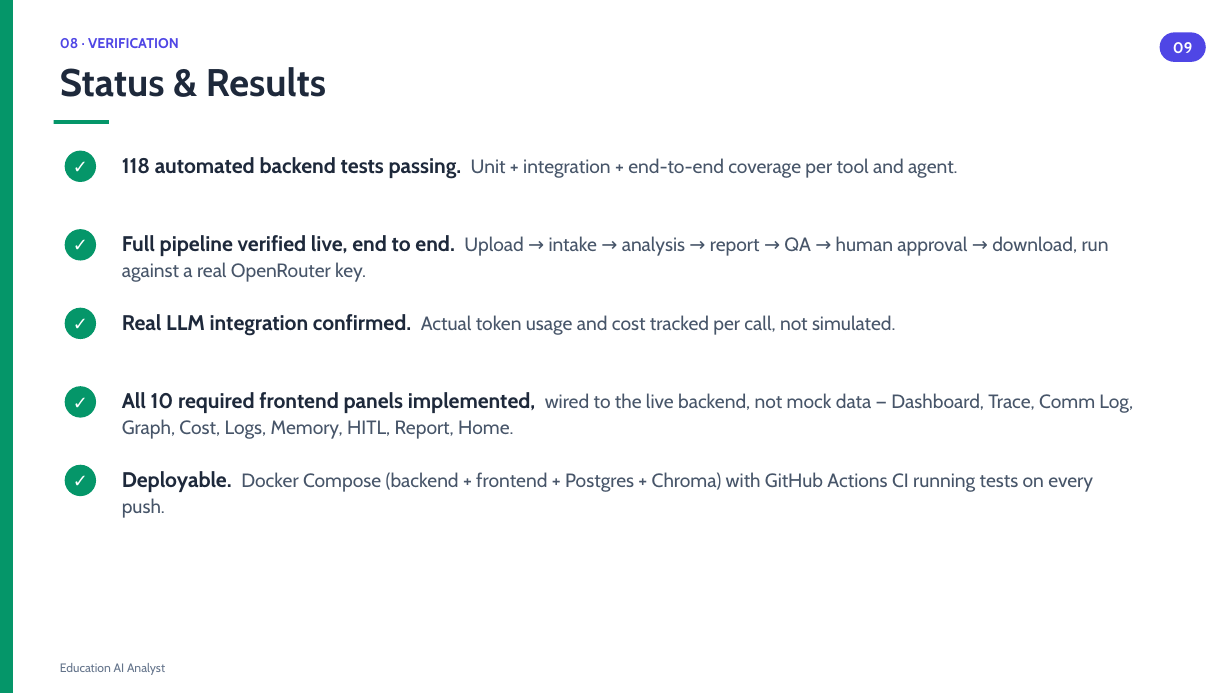
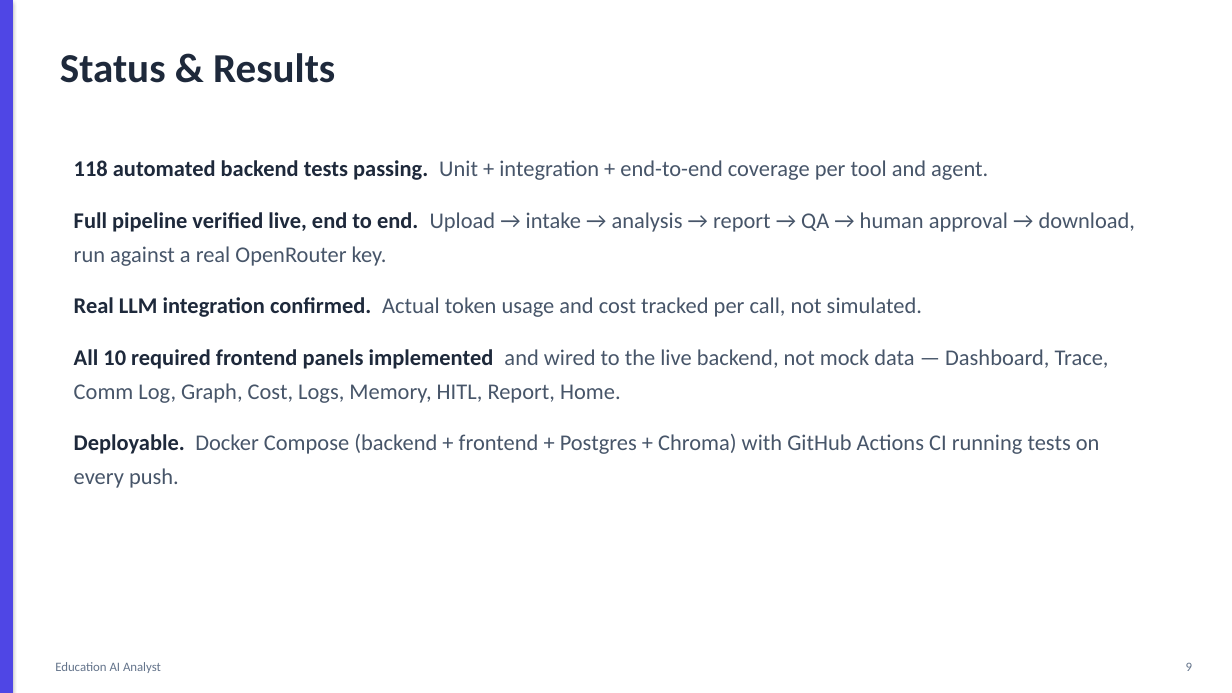
Before and after one commit to sumaiyaSultanaTarin/Education-AI-Analyst, a slide deck: slide 9 of docs/presentation-slides.pptx. Drawn at 1232x693 pixels with LibreOffice and Linux fonts; fonts in the diff are those of the drawing. Boxes give left, top, right and bottom in pixels: in the first picture for what was removed or moved away, otherwise in the second. Text is boxed around its words. In the diff, an @@ line names an element or a change of style, - is before the commit and + after.

```diff
--- a/docs/presentation-slides.pptx
+++ b/docs/presentation-slides.pptx
@@ rectangle at (0,0,13,693): fill #059669 to #4F46E5; shadow on @@
@@ text "Status & Results": place and size @@
-text "Status & Results" at (60,67,326,97)
+text "Status & Results" at (60,53,335,83)
@@ text "Status & Results" at (60,53,335,83): size 30 to 32 pt, font Cabin to Calibri @@
@@ text removed at (60,38,179,48) @@
-08 · VERIFICATION
@@ rounded rectangle removed at (1160,32,1206,62) @@
-09
@@ rectangle removed at (54,120,109,124) @@
@@ ellipse removed at (65,151,96,182) @@
-✓
@@ text at (74,160,1135,488): text changed; size 15 to 17.5 pt; font Cabin to Calibri @@
-All 10 required frontend panels implemented, wired to the live backend, not mock data — Dashboard, Trace, Comm Log, Graph, Cost, Logs, Memory, HITL, Report, Home.
+118 automated backend tests passing. Unit + integration + end-to-end coverage per tool and agent.
+Full pipeline verified live, end to end. Upload → intake → analysis → report → QA → human approval → download, run against a real OpenRouter key.
+Real LLM integration confirmed. Actual token usage and cost tracked per call, not simulated.
+All 10 required frontend panels implemented and wired to the live backend, not mock data — Dashboard, Trace, Comm Log, Graph, Cost, Logs, Memory, HITL, Report, Home.
+Deployable. Docker Compose (backend + frontend + Postgres + Chroma) with GitHub Actions CI running tests on every push.
@@ text removed at (122,157,958,179) @@
-118 automated backend tests passing. Unit + integration + end-to-end coverage per tool and agent.
@@ ellipse removed at (65,229,96,261) @@
-✓
@@ text removed at (122,235,1109,282) @@
-Full pipeline verified live, end to end. Upload → intake → analysis → report → QA → human approval → download, run against a real OpenRouter key.
@@ ellipse removed at (65,308,96,339) @@
-✓
@@ text removed at (122,314,895,336) @@
-Real LLM integration confirmed. Actual token usage and cost tracked per call, not simulated.
@@ ellipse removed at (65,386,96,418) @@
-✓
@@ ellipse removed at (65,465,96,496) @@
-✓
@@ text removed at (122,471,1093,518) @@
-Deployable. Docker Compose (backend + frontend + Postgres + Chroma) with GitHub Actions CI running tests on every push.
@@ text "Education AI Analyst" at (55,662,161,673): size 9.5 to 10 pt, font Cabin to Calibri @@
@@ text added at (1186,663,1192,671), 10 pt, text #64748B @@
+9
```
Also in this commit, not shown: 9 other slides changed.
